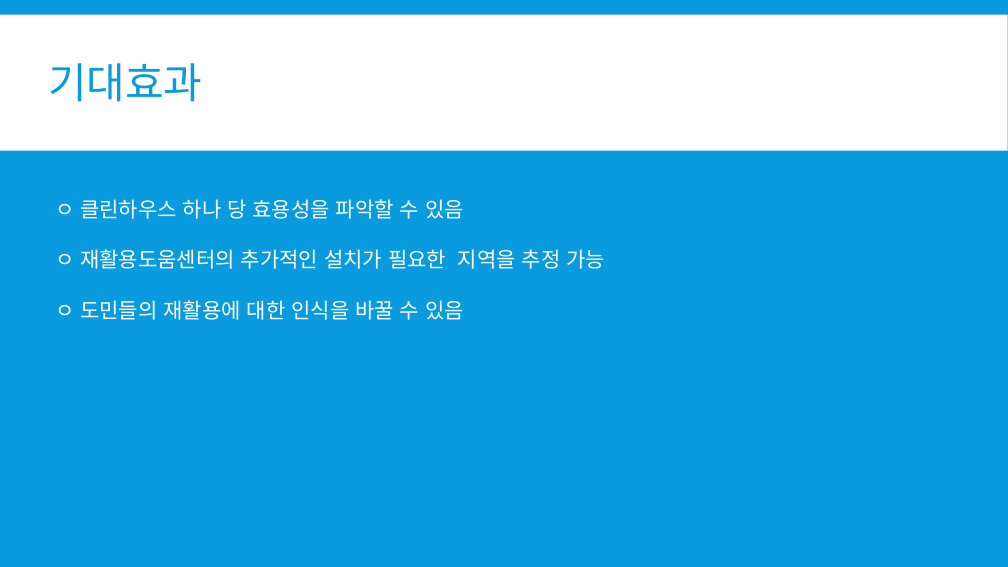
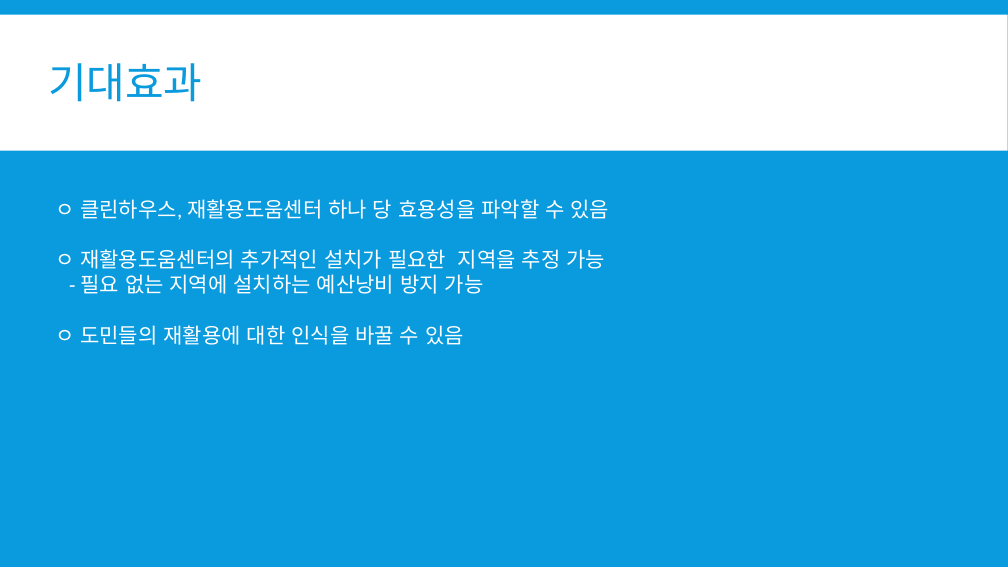
Before and after one commit to so-jeong0127/Python-Project, a slide deck: slide 9 of 재활용도움센터 위치 선정.pptx (slide 8 before the commit). Drawn at 1008x567 pixels with LibreOffice and Linux fonts; fonts in the diff are those of the drawing. Boxes give left, top, right and bottom in pixels: in the first picture for what was removed or moved away, otherwise in the second. Text is boxed around its words. In the diff, an @@ line names an element or a change of style, - is before the commit and + after.

```diff
--- a/재활용도움센터 위치 선정.pptx
+++ b/재활용도움센터 위치 선정.pptx
@@ text at [55,199,610,220]: text changed @@
-ㅇ 클린하우스 하나 당 효용성을 파악할 수 있음
+ㅇ 클린하우스, 재활용도움센터 하나 당 효용성을 파악할 수 있음
@@ text at [80,274,484,294]: paragraph added @@
+- 필요 없는 지역에 설치하는 예산낭비 방지 가능
```
Also in this commit, not shown: 4 other slides changed, 2 slides added.
